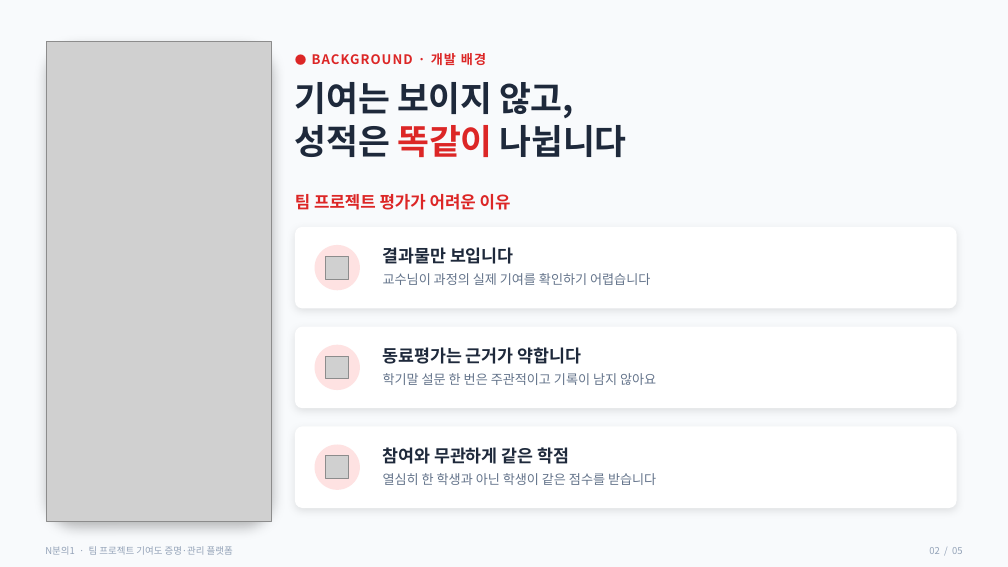
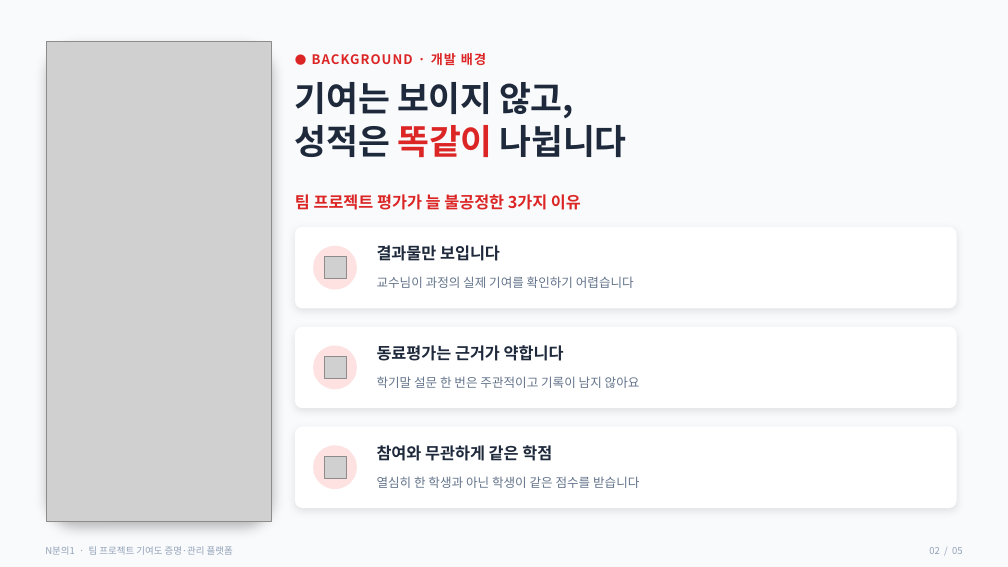
Before and after one commit to jmpaark/hackerton, a slide deck: slide 2 of N분의1_발표자료.pptx. Drawn at 1008x567 pixels with LibreOffice and Linux fonts; fonts in the diff are those of the drawing; grey boxes stand for pictures. Boxes give left, top, right and bottom in pixels: in the first picture for what was removed or moved away, otherwise in the second. Text is boxed around its words. In the diff, an @@ line names an element or a change of style, - is before the commit and + after.

Commit message:
발표자료 최종 완성본: 완성도·밀도 강화 (5장)
- 레이아웃 다양화로 단조로움 해소:
  1) 표지(팀 크레딧·해커톤 브랜딩·히어로 화면)
  2) 개발 배경(문제 3종)
  3) 작동 방식 — 4단계 플로우 다이어그램(기록→평가→AI→대시보드)
  4) 주요 기능 — 실제 분석 화면(플래그·차트) + 기술 스택
  5) 기대 효과 — 활용 범위 칩 + 학생/교수 효과 + 마무리
- 팀 크레딧(소이·지민·시훈), Built with(Kotlin·Compose·Claude AI) 명시.
- Pretendard Black 헤드라인 유지, PPTX + 고해상도 클린 PDF 동시 갱신.

```diff
--- a/N분의1_발표자료.pptx
+++ b/N분의1_발표자료.pptx
@@ text at (295, 194, 581, 210): text changed; size 16 to 15.5 pt @@
-팀 프로젝트 평가가 어려운 이유
+팀 프로젝트 평가가 늘 불공정한 3가지 이유
@@ size 16.5 to 15.5 pt in 3 elements at (377, 345, 564, 361), (377, 445, 552, 461), (377, 245, 500, 261) @@
@@ size 12.5 to 12 pt in 3 elements at (377, 276, 634, 288), (377, 476, 639, 488), (377, 376, 640, 388) @@
```
Also in this commit, not shown: 3 other slides changed, 1 slide added, 1 slide removed, 1 other file.
